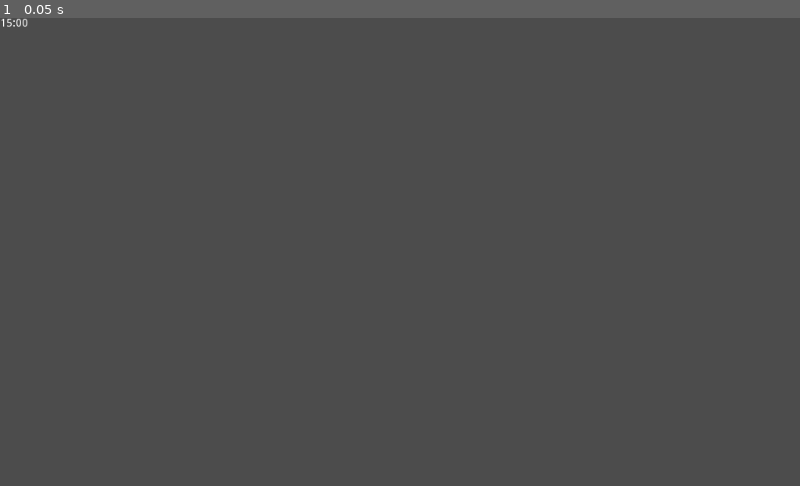
Above: before the commit, frame 1.
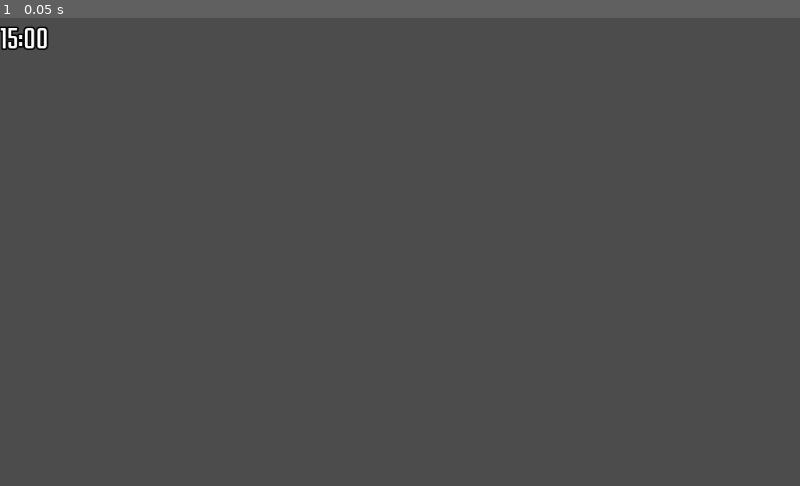
Above: after the commit, the same moment.

Repository: hupijekku/LD46
Game: Godot game, scene res://Scenes/CountDownTimer.tscn
The game is run twice, just before and just after one commit, with the same random seed, the same clock (stepped at 60 frames per second) and the same inputs. This scene is started directly instead of the project's main scene.
Inputs:
- Up to frame 1 (0.05 s): no input

The runs differ from the first frame. In frame 1, 0.3% of the frame differs, in the area x 0-6%, y 0-7%.

Commit message:
Countdown theming

Diff:
--- a/Project/Scenes/CountDownTimer.tscn
+++ b/Project/Scenes/CountDownTimer.tscn
@@ -1,6 +1,7 @@
-[gd_scene load_steps=2 format=2]
+[gd_scene load_steps=3 format=2]
 
 [ext_resource path="res://Timer.gd" type="Script" id=1]
+[ext_resource path="res://Themes/CountDown.tres" type="Theme" id=2]
 
 [node name="Control" type="Control"]
 margin_right = 32.0
@@ -13,6 +14,7 @@
 [node name="Label" type="Label" parent="."]
 margin_right = 32.0
 margin_bottom = 16.0
+theme = ExtResource( 2 )
 text = "3:00"
 __meta__ = {
 "_edit_use_anchors_": false
--- /dev/null
+++ b/Project/Themes/CountDown.tres
@@ -0,0 +1,12 @@
+[gd_resource type="Theme" load_steps=3 format=2]
+
+[ext_resource path="res://Fonts/Teko-Regular.ttf" type="DynamicFontData" id=1]
+
+[sub_resource type="DynamicFont" id=1]
+size = 40
+outline_size = 2
+outline_color = Color( 0, 0, 0, 1 )
+font_data = ExtResource( 1 )
+
+[resource]
+default_font = SubResource( 1 )
